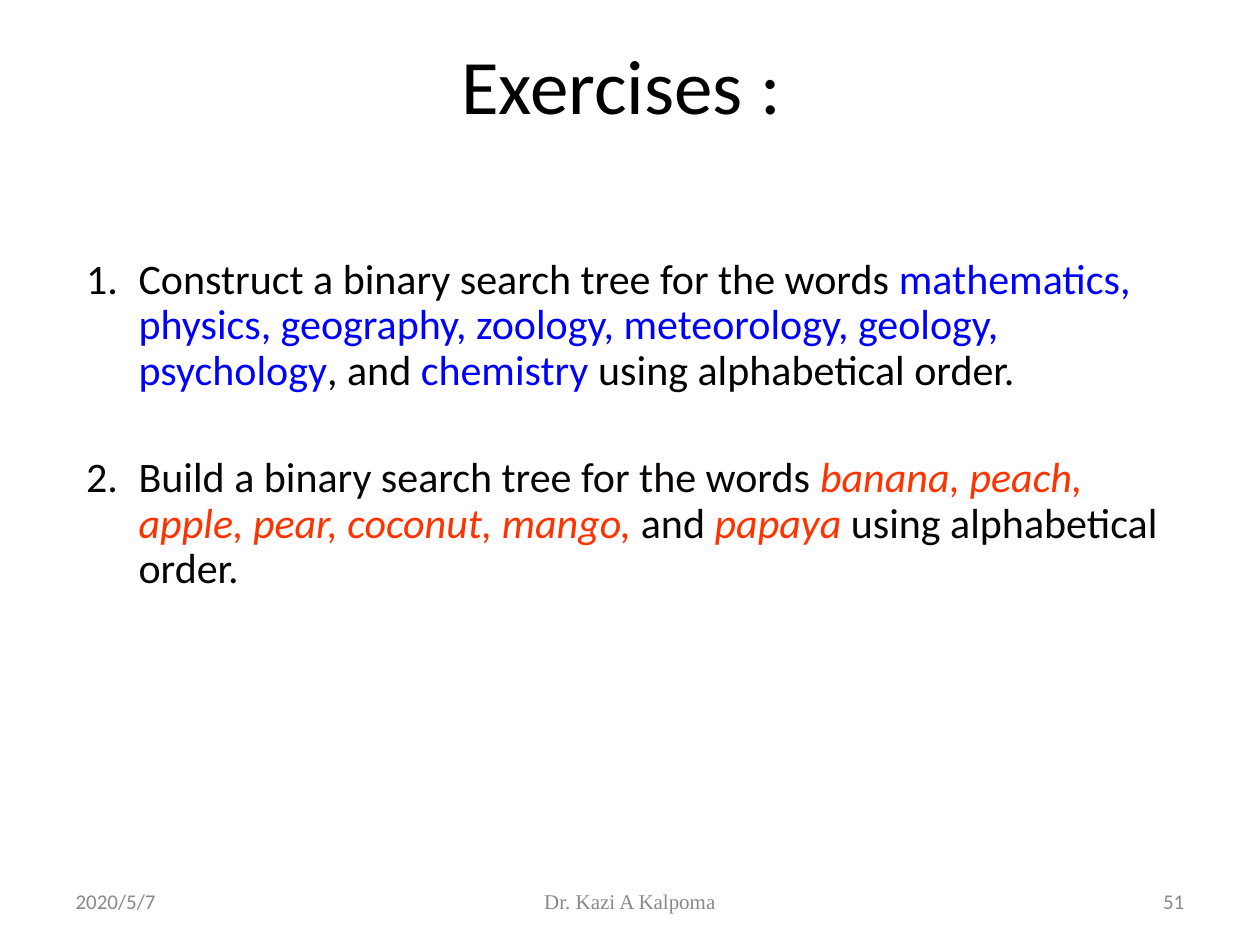
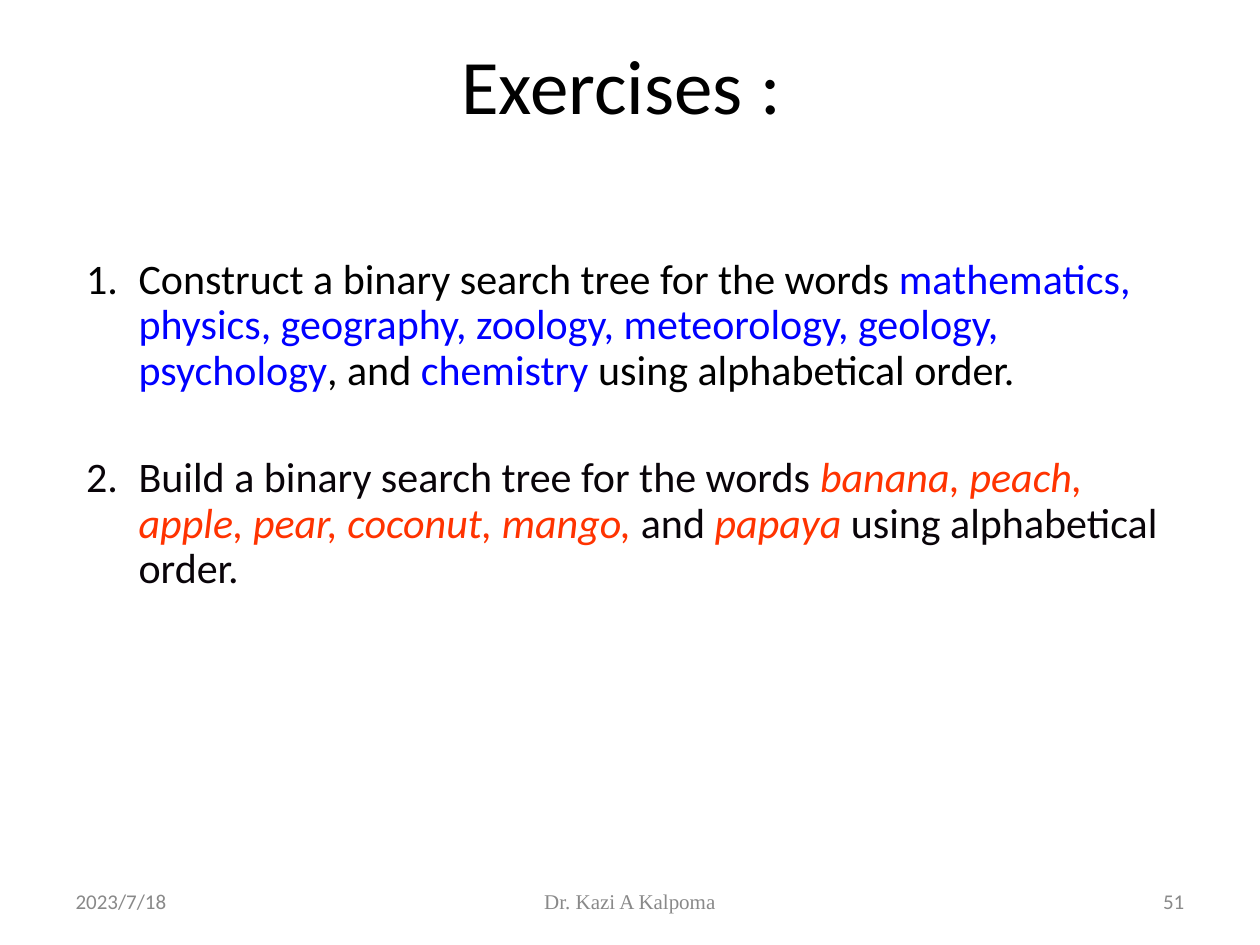
Before and after one commit to alaminbhuyan/DSA-In-Python, a slide deck: slide 51 of Tree Data Structure/PDF/Tree.pptx. Drawn at 1260x945 pixels with LibreOffice and Linux fonts; fonts in the diff are those of the drawing. Boxes give left, top, right and bottom in pixels: in the first picture for what was removed or moved away, otherwise in the second. Text is boxed around its words. In the diff, an @@ line names an element or a change of style, - is before the commit and + after.

```diff
--- a/Tree Data Structure/PDF/Tree.pptx
+++ b/Tree Data Structure/PDF/Tree.pptx
@@ text at (76, 894, 167, 910): text changed @@
-2020/5/7
+2023/7/18
```
Also in this commit, not shown: 6 other slides changed.
